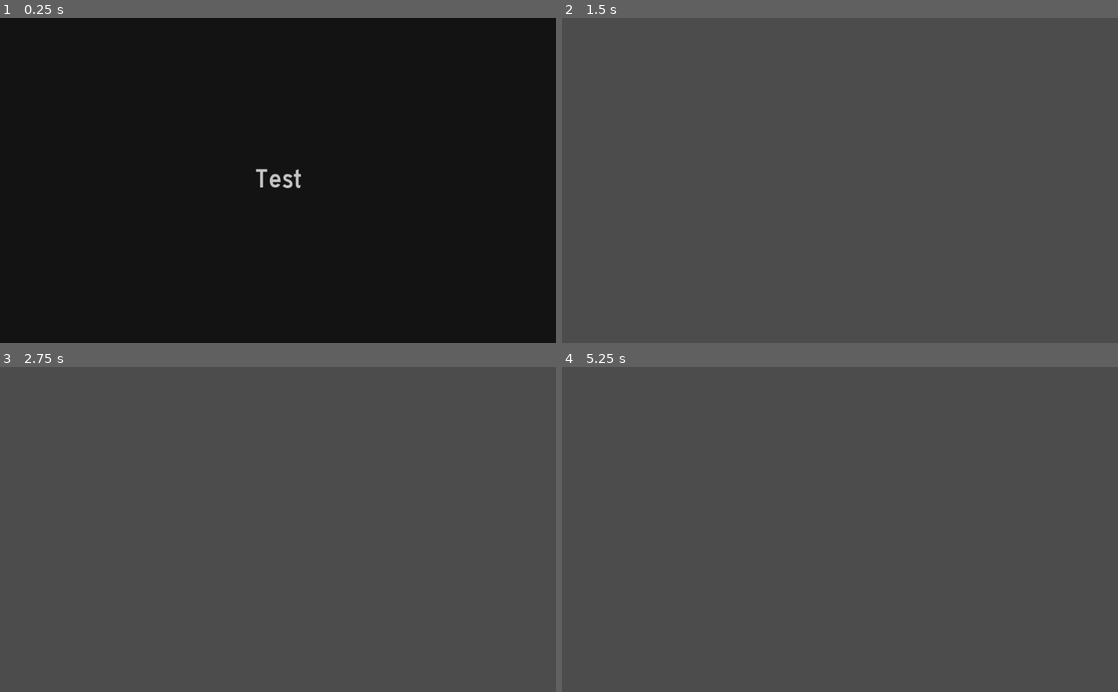
Above: before the commit, frames 1-4 (two rows, left to right).
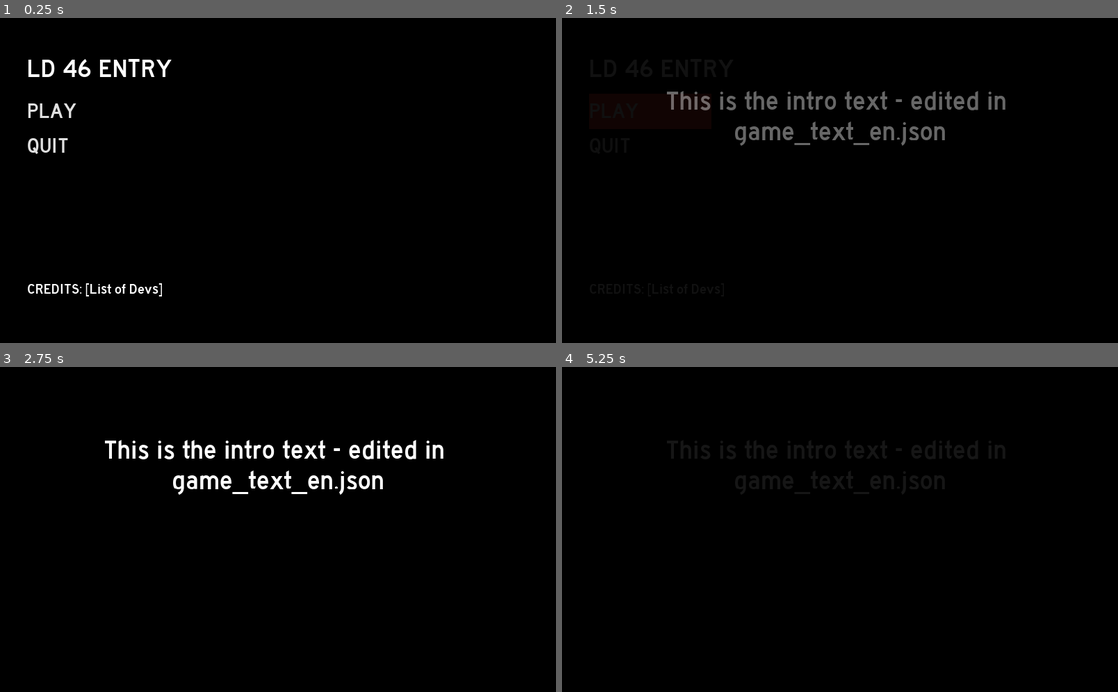
Above: after the commit, the same moments.

Repository: Hairic95/LD-46-project
Game: Godot game, scene res://Src/Scenes/MAIN_MENU.tscn
The game is run twice, just before and just after one commit, with the same random seed, the same clock (stepped at 60 frames per second) and the same inputs. Before the commit the project starts from res://Src/UIComponents/BlackScreen.tscn.
Inputs (mouse positions are in pixels of both pictures, inside the frame that each line leads up to):
- Up to frame 1 (0.25 s): no input
- Up to frame 2 (1.5 s): click (650, 112) at 0.5 s, where only the run after the commit has a clickable "PLAY"; click (650, 112) at 1.25 s, where only the run after the commit has a clickable "PLAY"
- Up to frame 3 (2.75 s): move the mouse to (400, 513) at 2.02 s; click (400, 513) at 2.17 s
- Up to frame 4 (5.25 s): tap Enter at 2.75, 4.25 s; drag from (728, 545) to (812, 594) at 2.77 s; tap Space at 3.5, 5 s; move the mouse to (895, 458) at 3.52 s; click (895, 458) at 3.67 s; drag from (812, 594) to (673, 480) at 4.27 s; move the mouse to (1006, 578) at 5.02 s; click (1006, 578) at 5.17 s

The runs differ from the first frame. In frame 1, 1.4% of the frame differs, in the area x 5-55%, y 12-86%; in frame 2, 100%; in frame 3, 100%; in frame 4, 100%, in the area x 0-100%, y 0-100%.

Commit message:
Menu to Game transition

Diff:
--- /dev/null
+++ b/Src/Autoloads/GLOBALS.gd
@@ -0,0 +1,9 @@
+extends Node
+
+# This file stores globally accessible variables and methods
+
+var menu_visible = true
+var game_started = false
+
+# The node of current GameScene.tscn
+var game_scene
--- /dev/null
+++ b/Src/Autoloads/TEXT.gd
@@ -0,0 +1,50 @@
+extends Node
+
+# Provides all text for the application
+# For questions: @November_Dev
+
+var TEXT_CONTENTS = {}
+var DEFAULT_TEXT_DISPLAY_TIME = 2.0
+
+func _ready():
+	# load the json file that stores all text for the game
+	var file = File.new()
+
+	if file.open("res://Src/Text/game_text_en.json", file.READ) == 0:
+		self.TEXT_CONTENTS = JSON.parse(file.get_as_text()).result
+	else:
+		print("ERROR - game_text_en.json could not be read")
+
+# Gets the string value of the text, no formatting of ; or | applied
+func get_str(string_name : String):
+	string_name = string_name.to_upper()
+	if TEXT_CONTENTS.has(string_name):
+		return TEXT_CONTENTS[string_name]
+	else:
+		print("ERROR - " + string_name + " not found in game_text_en.json")
+
+# Gets the object value of the text:
+# Array of
+# { text = "asd", time = 2.0 }
+func get_text_entity(string_name : String):
+	var text = get_str(string_name)
+
+	var entities = text.split('|')
+	var text_entities = []
+
+	for entity in entities:
+		# if there is a semicolon in the text
+		if ";" in entity:
+			# parse it into this structure
+			text_entities.push_back({
+				text = entity.split(';')[0],
+				time = float(entity.split(';')[1])
+			})
+		else:
+			# else, just take the text and default time
+			text_entities.push_back({
+				text = entity,
+				time = DEFAULT_TEXT_DISPLAY_TIME
+			})
+
+	return text_entities
--- a/Src/Scenes/GameScene.tscn
+++ b/Src/Scenes/GameScene.tscn
@@ -12,8 +12,8 @@
 script = ExtResource( 4 )
 
 [node name="MainSceneBg" type="Sprite" parent="."]
-position = Vector2( 482.546, 302.434 )
-scale = Vector2( 0.29477, 0.29477 )
+position = Vector2( 512.012, 300.592 )
+scale = Vector2( 0.31243, 0.302548 )
 texture = ExtResource( 1 )
 
 [node name="Campfire" parent="." instance=ExtResource( 2 )]
--- /dev/null
+++ b/Src/Scenes/MAIN_MENU.tscn
@@ -0,0 +1,133 @@
+[gd_scene load_steps=9 format=2]
+
+[ext_resource path="res://Fonts/HWYGOTH.TTF" type="DynamicFontData" id=1]
+
+[sub_resource type="GDScript" id=3]
+script/source = "extends Control
+
+func _ready():
+	$BTN_PLAY.connect(\"pressed\", self, \"on_play_game\")
+	BlackScreen.connect(\"on_background_visible\", self, \"on_hide_menu\")
+	BlackScreen.connect(\"before_background_invisible\", self, \"before_start\")
+
+	# TODO: if this will be a desktop game, implement this button
+	#$BTN_QUIT.connect(\"pressed\", self, \"on_quit_game\")
+
+func on_play_game():
+	BlackScreen.fade_in_screen(\"INTRO\")
+
+# Hide the menu when the background has faded in
+func on_hide_menu():
+	if GLOBALS.menu_visible:
+		visible = false
+		GLOBALS.menu_visible = false
+
+# Load the main game scene before the background starts to fade out
+func before_start():
+	if BlackScreen.current_entity_name == \"INTRO\":
+		if !GLOBALS.game_started:
+			# Intro text is being displayed, start loading the game
+			GLOBALS.game_scene = load(\"res://Src/Scenes/GameScene.tscn\").instance()
+			get_node(\"/root\").add_child(GLOBALS.game_scene)
+			GLOBALS.game_started = true
+			# The GameScene will take care of the program flow from here on
+"
+
+[sub_resource type="StyleBoxFlat" id=6]
+bg_color = Color( 1, 0.262745, 0.203922, 1 )
+
+[sub_resource type="StyleBoxFlat" id=1]
+bg_color = Color( 1, 0.262745, 0.203922, 0 )
+
+[sub_resource type="DynamicFont" id=2]
+size = 40
+font_data = ExtResource( 1 )
+
+[sub_resource type="StyleBoxFlat" id=7]
+bg_color = Color( 1, 0.262745, 0.203922, 1 )
+
+[sub_resource type="DynamicFont" id=4]
+size = 49
+font_data = ExtResource( 1 )
+
+[sub_resource type="DynamicFont" id=5]
+size = 27
+font_data = ExtResource( 1 )
+
+[node name="MAIN_MENU" type="Control"]
+anchor_right = 1.0
+anchor_bottom = 1.0
+script = SubResource( 3 )
+__meta__ = {
+"_edit_use_anchors_": false
+}
+
+[node name="ColorRect" type="ColorRect" parent="."]
+anchor_right = 1.0
+anchor_bottom = 1.0
+color = Color( 0, 0, 0, 1 )
+__meta__ = {
+"_edit_use_anchors_": false
+}
+
+[node name="BTN_PLAY" type="Button" parent="."]
+anchor_top = 0.5
+anchor_bottom = 0.5
+margin_left = 50.0
+margin_top = -160.0
+margin_right = 275.0
+margin_bottom = -95.0
+custom_styles/hover = SubResource( 6 )
+custom_styles/pressed = SubResource( 1 )
+custom_styles/focus = SubResource( 1 )
+custom_styles/disabled = SubResource( 1 )
+custom_styles/normal = SubResource( 1 )
+custom_fonts/font = SubResource( 2 )
+text = "PLAY"
+align = 0
+__meta__ = {
+"_edit_use_anchors_": false
+}
+
+[node name="BTN_QUIT" type="Button" parent="."]
+anchor_top = 0.5
+anchor_bottom = 0.5
+margin_left = 50.0
+margin_top = -95.0
+margin_right = 275.0
+margin_bottom = -30.0
+custom_styles/hover = SubResource( 7 )
+custom_styles/pressed = SubResource( 1 )
+custom_styles/focus = SubResource( 1 )
+custom_styles/disabled = SubResource( 1 )
+custom_styles/normal = SubResource( 1 )
+custom_fonts/font = SubResource( 2 )
+text = "QUIT"
+align = 0
+__meta__ = {
+"_edit_use_anchors_": false
+}
+
+[node name="Label" type="Label" parent="."]
+margin_left = 50.0
+margin_top = 67.0
+margin_right = 277.0
+margin_bottom = 148.0
+custom_fonts/font = SubResource( 4 )
+text = "LD 46 ENTRY"
+__meta__ = {
+"_edit_use_anchors_": false
+}
+
+[node name="Label2" type="Label" parent="."]
+anchor_top = 1.0
+anchor_bottom = 1.0
+margin_left = 50.0
+margin_top = -115.0
+margin_right = 318.0
+margin_bottom = -34.0
+custom_fonts/font = SubResource( 5 )
+text = "CREDITS: [List of Devs]"
+__meta__ = {
+"_edit_use_anchors_": false
+}
--- /dev/null
+++ b/Src/Text/game_text_en.json
@@ -0,0 +1,4 @@
+{
+    "_COMMENT_": "Stores all text. Format: text;time|next_text;next_time",
+    "INTRO": "This is the intro text - edited in game_text_en.json;4.0|This is the next text;3.0|This is third and last text;4.0"
+}
--- a/Src/UIComponents/BlackScreen.gd
+++ b/Src/UIComponents/BlackScreen.gd
@@ -1,18 +1,78 @@
-extends Control
+extends CanvasLayer
 
-# Called when the node enters the scene tree for the first time.
-func _ready():
-	#These are for testing. Remove once implemented in the game loop.
-	set_story_text("Test")
-	handle_background_visibility(false)
+# The BlackScreen.tscn is the screen that displays text.
+# The text comes from the file Src/Text/game_text_en.json.
+# Each entry in that file has following structure: { "NAME": "text1;time|hello world;2.0" }
+# It will be parsed into an array of these objects: { text = "hello world", time = 2.0 }
+
+# The fade-in will take the entity, display its text and then attempt to look after
+# the next entity in the array of text-entities. If there is another one, it will
+# fadeout the current text and then fade in the next. This goes on for as long as
+# there are items in the array. Once that's done, the background will be set invisible
+# and will emit signals, so other parts of the game can take control from there.
+
+# For questions: @November_Dev
+
+var current_entity_name : String
+var current_text_entites
+var current_text_entity
+var current_timer = 0.0
+
+# Signal when the fade-in/-out starts
+signal on_background_fade_in
+signal on_background_fade_out
+
+# Signal if the background just blocked everything "behind" it (after it faded in to 100%)
+# Signal if the background just became invisible
+signal on_background_visible
+signal on_background_invisible
+signal before_background_invisible
+
+# Signal if the TEXT entity changed -
+# ideal to run preparation actions behind the black screen
+signal on_text_changed
+
+# MAIN FUNCTION FOR DISPLAYING TEXT
+# Displays the black-screen with text from the entity by entity_name
+func fade_in_screen(entity_name):
+	set_text_entity(entity_name)
+	handle_background_visibility(true)
+
+func _process(delta):
+	# Hides or switches current text after the seconds
+	# supplied by the text_entity
+	if current_timer > 0.0:
+		current_timer -= delta
+
+		if current_timer <= 0.0:
+			set_next_text()
 
 func handle_background_visibility(backgroundVisible):
-	if(backgroundVisible):
-		$Tween.interpolate_property($Background, "modulate", Color(1, 1, 1, 0), Color(1, 1, 1, 1), 1, Tween.TRANS_LINEAR, Tween.EASE_IN)
+	if backgroundVisible:
+		$AnimationPlayer.play("fade-in")
+		emit_signal("on_background_fade_in")
 	else:
-		$Tween.interpolate_property($Background, "modulate", Color(1, 1, 1, 1), Color(1, 1, 1, 0), 1)
+		$AnimationPlayer.play("fade-out")
+		emit_signal("on_background_fade_out")
 
-	$Tween.start()
+func set_text_entity(entity_name):
+	current_entity_name = entity_name
+	current_text_entites = TEXT.get_text_entity(current_entity_name)
+	set_next_text(true)
 
-func set_story_text(storyText):
-	$Background/TextBox.bbcode_text = "[center]" + storyText + "[/center]"
+func emit_text_changed():
+	emit_signal("on_text_changed", current_entity_name)
+
+# Takes the next text_entity and reads its display time and text to the label and timer
+func set_next_text(is_initial = false):
+	# we have no further entities to process, hide the screen
+	if current_text_entites.size() < 1:
+		handle_background_visibility(false)
+	else:
+		current_text_entity = current_text_entites.pop_front()
+		if !is_initial:
+			$AnimationPlayer.play("fade-switch-text")
+
+func display_text_entity():
+	current_timer = current_text_entity.time
+	$Background/TextBox.bbcode_text = "[center]" + current_text_entity.text + "[/center]"
--- a/Src/UIComponents/BlackScreen.tscn
+++ b/Src/UIComponents/BlackScreen.tscn
@@ -7,17 +7,186 @@
 size = 50
 font_data = ExtResource( 1 )
 
-[node name="Node2D" type="Control"]
+[sub_resource type="Animation" id=2]
+resource_name = "fade-in"
+length = 1.5
+tracks/0/type = "value"
+tracks/0/path = NodePath("Background:modulate")
+tracks/0/interp = 1
+tracks/0/loop_wrap = true
+tracks/0/imported = false
+tracks/0/enabled = true
+tracks/0/keys = {
+"times": PoolRealArray( 0, 1 ),
+"transitions": PoolRealArray( 1, 1 ),
+"update": 0,
+"values": [ Color( 1, 1, 1, 0 ), Color( 1, 1, 1, 1 ) ]
+}
+tracks/1/type = "method"
+tracks/1/path = NodePath(".")
+tracks/1/interp = 1
+tracks/1/loop_wrap = true
+tracks/1/imported = false
+tracks/1/enabled = true
+tracks/1/keys = {
+"times": PoolRealArray( 0.5, 1, 1.5 ),
+"transitions": PoolRealArray( 1, 1, 1 ),
+"values": [ {
+"args": [  ],
+"method": "display_text_entity"
+}, {
+"args": [ "on_background_visible" ],
+"method": "emit_signal"
+}, {
+"args": [  ],
+"method": "emit_text_changed"
+} ]
+}
+tracks/2/type = "value"
+tracks/2/path = NodePath("Background/TextBox:modulate")
+tracks/2/interp = 1
+tracks/2/loop_wrap = true
+tracks/2/imported = false
+tracks/2/enabled = true
+tracks/2/keys = {
+"times": PoolRealArray( 0.5, 1.5 ),
+"transitions": PoolRealArray( 1, 1 ),
+"update": 0,
+"values": [ Color( 1, 1, 1, 0 ), Color( 1, 1, 1, 1 ) ]
+}
+
+[sub_resource type="Animation" id=4]
+resource_name = "fade-in-text"
+length = 0.5
+step = 0.01
+tracks/0/type = "value"
+tracks/0/path = NodePath("Background/TextBox:modulate")
+tracks/0/interp = 1
+tracks/0/loop_wrap = true
+tracks/0/imported = false
+tracks/0/enabled = true
+tracks/0/keys = {
+"times": PoolRealArray( 0, 0.5 ),
+"transitions": PoolRealArray( 1, 1 ),
+"update": 0,
+"values": [ Color( 1, 1, 1, 0 ), Color( 1, 1, 1, 1 ) ]
+}
+tracks/1/type = "method"
+tracks/1/path = NodePath(".")
+tracks/1/interp = 1
+tracks/1/loop_wrap = true
+tracks/1/imported = false
+tracks/1/enabled = true
+tracks/1/keys = {
+"times": PoolRealArray( 0 ),
+"transitions": PoolRealArray( 1 ),
+"values": [ {
+"args": [  ],
+"method": "display_text_entity"
+} ]
+}
+
+[sub_resource type="Animation" id=3]
+resource_name = "fade-out"
+length = 1.5
+tracks/0/type = "value"
+tracks/0/path = NodePath("Background:modulate")
+tracks/0/interp = 1
+tracks/0/loop_wrap = true
+tracks/0/imported = false
+tracks/0/enabled = true
+tracks/0/keys = {
+"times": PoolRealArray( 0.5, 1.5 ),
+"transitions": PoolRealArray( 1, 1 ),
+"update": 0,
+"values": [ Color( 1, 1, 1, 1 ), Color( 1, 1, 1, 0 ) ]
+}
+tracks/1/type = "value"
+tracks/1/path = NodePath("Background/TextBox:modulate")
+tracks/1/interp = 1
+tracks/1/loop_wrap = true
+tracks/1/imported = false
+tracks/1/enabled = true
+tracks/1/keys = {
+"times": PoolRealArray( 0, 0.7 ),
+"transitions": PoolRealArray( 1, 1 ),
+"update": 0,
+"values": [ Color( 1, 1, 1, 1 ), Color( 1, 1, 1, 0 ) ]
+}
+tracks/2/type = "method"
+tracks/2/path = NodePath(".")
+tracks/2/interp = 1
+tracks/2/loop_wrap = true
+tracks/2/imported = false
+tracks/2/enabled = true
+tracks/2/keys = {
+"times": PoolRealArray( 0.5, 1.5 ),
+"transitions": PoolRealArray( 1, 1 ),
+"values": [ {
+"args": [ "before_background_invisible" ],
+"method": "emit_signal"
+}, {
+"args": [ "on_background_invisible" ],
+"method": "emit_signal"
+} ]
+}
+
+[sub_resource type="Animation" id=6]
+resource_name = "fade-out-text"
+length = 0.5
+step = 0.01
+tracks/0/type = "value"
+tracks/0/path = NodePath("Background/TextBox:modulate")
+tracks/0/interp = 1
+tracks/0/loop_wrap = true
+tracks/0/imported = false
+tracks/0/enabled = true
+tracks/0/keys = {
+"times": PoolRealArray( 0, 0.5 ),
+"transitions": PoolRealArray( 1, 1 ),
+"update": 0,
+"values": [ Color( 1, 1, 1, 1 ), Color( 1, 1, 1, 0 ) ]
+}
+
+[sub_resource type="Animation" id=5]
+resource_name = "fade-switch-text"
+length = 0.5
+step = 0.01
+tracks/0/type = "value"
+tracks/0/path = NodePath("Background/TextBox:modulate")
+tracks/0/interp = 1
+tracks/0/loop_wrap = true
+tracks/0/imported = false
+tracks/0/enabled = true
+tracks/0/keys = {
+"times": PoolRealArray( 0, 0.200226, 0.3, 0.5 ),
+"transitions": PoolRealArray( 1, 1, 1, 1 ),
+"update": 0,
+"values": [ Color( 1, 1, 1, 1 ), Color( 1, 1, 1, 0 ), Color( 1, 1, 1, 0 ), Color( 1, 1, 1, 1 ) ]
+}
+tracks/1/type = "method"
+tracks/1/path = NodePath(".")
+tracks/1/interp = 1
+tracks/1/loop_wrap = true
+tracks/1/imported = false
+tracks/1/enabled = true
+tracks/1/keys = {
+"times": PoolRealArray( 0.25 ),
+"transitions": PoolRealArray( 1 ),
+"values": [ {
+"args": [  ],
+"method": "display_text_entity"
+} ]
+}
+
+[node name="BLACKSCREEN" type="CanvasLayer"]
+script = ExtResource( 2 )
+
+[node name="Background" type="ColorRect" parent="."]
+modulate = Color( 1, 1, 1, 0 )
 anchor_right = 1.0
 anchor_bottom = 1.0
-script = ExtResource( 2 )
-__meta__ = {
-"_edit_use_anchors_": false
-}
-
-[node name="Background" type="ColorRect" parent="."]
-anchor_right = 1.0
-anchor_bottom = 1.0
+mouse_filter = 2
 color = Color( 0, 0, 0, 1 )
 __meta__ = {
 "_edit_use_anchors_": false
@@ -28,17 +197,21 @@
 anchor_top = 0.5
 anchor_right = 0.5
 anchor_bottom = 0.5
-margin_left = -431.5
-margin_top = -31.0
-margin_right = 431.5
-margin_bottom = 31.0
+margin_left = -430.0
+margin_top = -175.0
+margin_right = 430.0
+margin_bottom = 175.0
+mouse_filter = 2
 custom_fonts/normal_font = SubResource( 1 )
 custom_colors/default_color = Color( 1, 1, 1, 1 )
 bbcode_enabled = true
-bbcode_text = "[center]This is a test of the story text.[/center]"
-text = "This is a test of the story text."
 __meta__ = {
 "_edit_use_anchors_": false
 }
 
-[node name="Tween" type="Tween" parent="."]
+[node name="AnimationPlayer" type="AnimationPlayer" parent="."]
+anims/fade-in = SubResource( 2 )
+anims/fade-in-text = SubResource( 4 )
+anims/fade-out = SubResource( 3 )
+anims/fade-out-text = SubResource( 6 )
+anims/fade-switch-text = SubResource( 5 )
--- a/project.godot
+++ b/project.godot
@@ -16,8 +16,19 @@
 [application]
 
 config/name="Ld- 46- Project"
-run/main_scene="res://Src/UIComponents/BlackScreen.tscn"
+run/main_scene="res://Src/Scenes/MAIN_MENU.tscn"
 config/icon="res://icon.png"
+
+[autoload]
+
+GLOBALS="*res://Src/Autoloads/GLOBALS.gd"
+TEXT="*res://Src/Autoloads/TEXT.gd"
+BlackScreen="*res://Src/UIComponents/BlackScreen.tscn"
+
+[display]
+
+window/stretch/mode="2d"
+window/stretch/aspect="keep"
 
 [rendering]
 
Not shown: 1 places in Src/UIComponents/BlackScreen.tscn that only renumber resources
